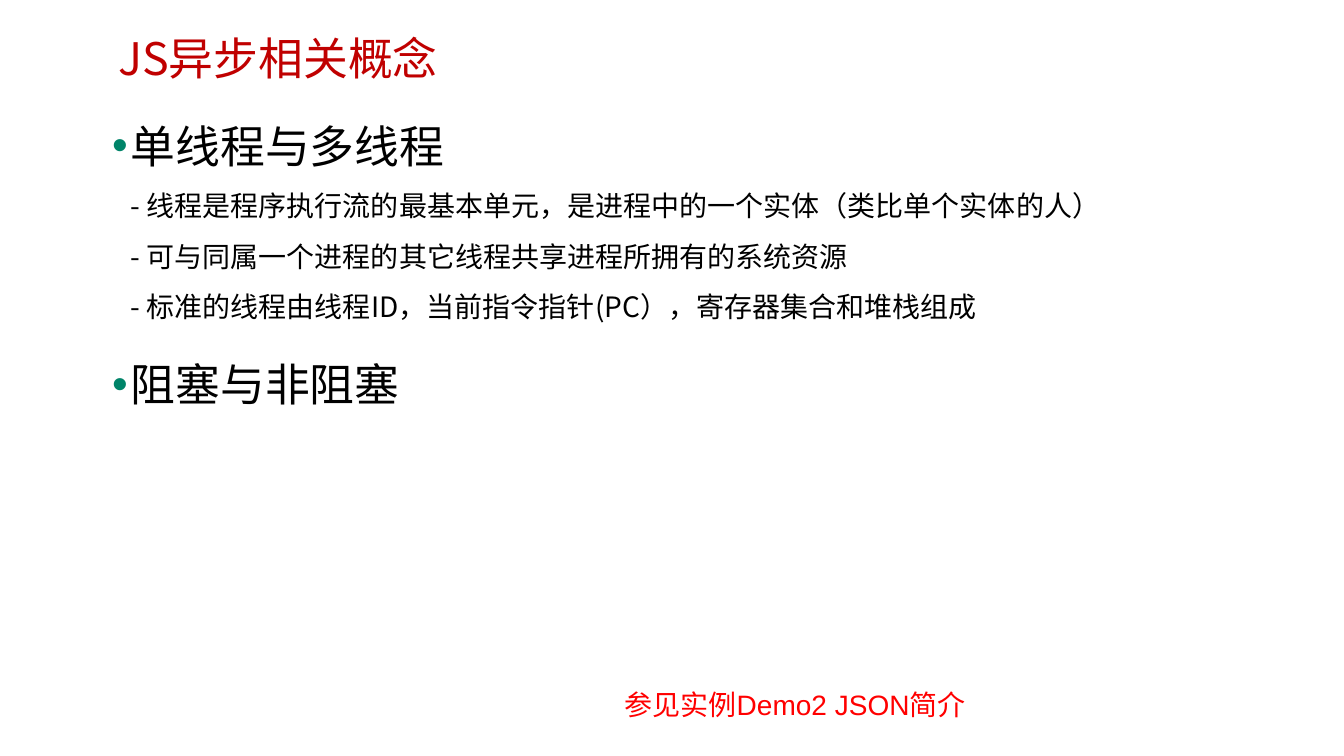
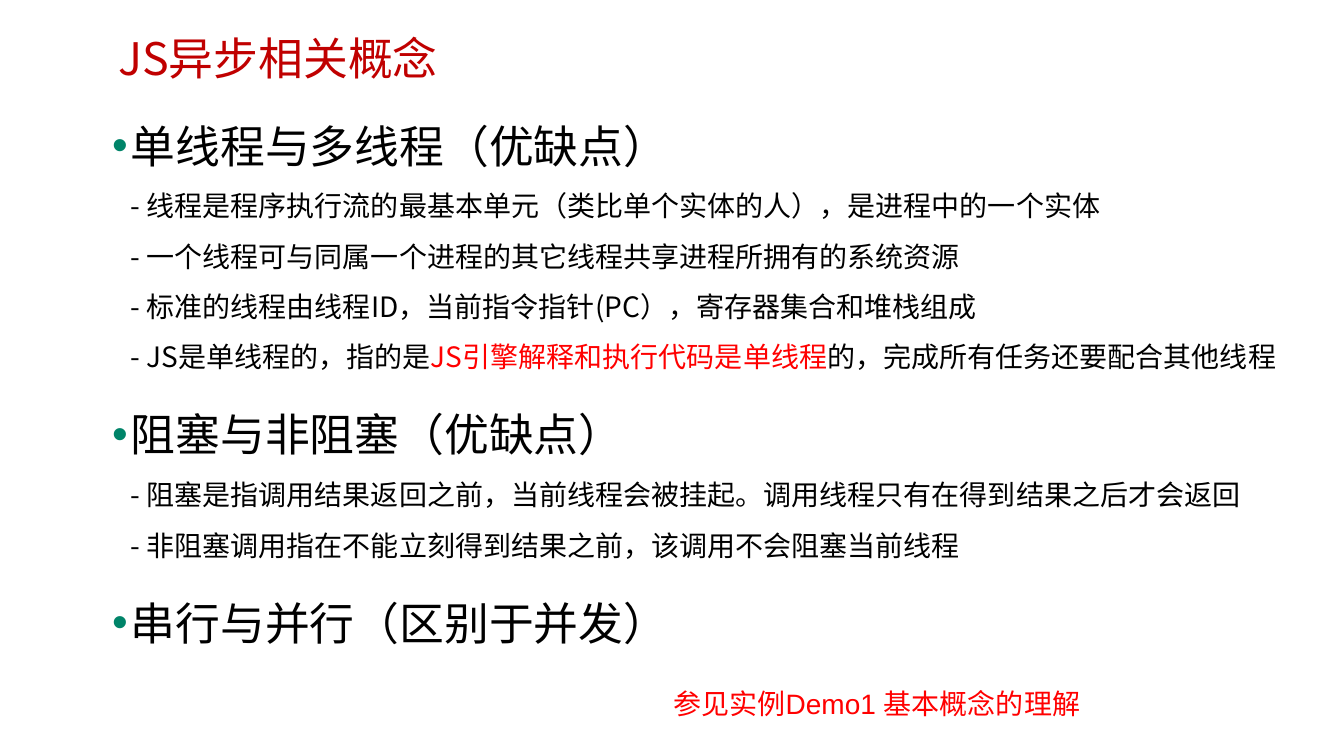
Before and after one commit to edu2act/course-javascript-advanced, a slide deck: slide 3 of 课程PPT/12.JavaScript异步与网络数据交互.pptx. Drawn at 1344x756 pixels with LibreOffice and Linux fonts; fonts in the diff are those of the drawing; background and template pictures are left out. Boxes give left, top, right and bottom in pixels: in the first picture for what was removed or moved away, otherwise in the second. Text is boxed around its words. In the diff, an @@ line names an element or a change of style, - is before the commit and + after.

```diff
--- a/课程PPT/12.JavaScript异步与网络数据交互.pptx
+++ b/课程PPT/12.JavaScript异步与网络数据交互.pptx
@@ text at (131,124,1276,644): text changed @@
-• 单线程与多线程
-  - 线程是程序执行流的最基本单元，是进程中的一个实体（类比单个实体的人）
-  - 可与同属一个进程的其它线程共享进程所拥有的系统资源
-  - 标准的线程由线程ID，当前指令指针(PC），寄存器集合和堆栈组成
-• 阻塞与非阻塞
+• 单线程与多线程（优缺点）
+  - 线程是程序执行流的最基本单元（类比单个实体的人），是进程中的一个实体
+  - 一个线程可与同属一个进程的其它线程共享进程所拥有的系统资源
+  - 标准的线程由线程ID，当前指令指针(PC），寄存器集合和堆栈组成
+  - JS是单线程的，指的是JS引擎解释和执行代码是单线程的，完成所有任务还要配合其他线程
+• 阻塞与非阻塞（优缺点）
+  - 阻塞是指调用结果返回之前，当前线程会被挂起。调用线程只有在得到结果之后才会返回
+  - 非阻塞调用指在不能立刻得到结果之前，该调用不会阻塞当前线程
+• 串行与并行（区别于并发）
@@ text at (673,690,1080,717): text changed @@
-参见实例Demo2 JSON简介
+参见实例Demo1 基本概念的理解
```
Also in this commit, not shown: 3 other slides changed, 5 slides added, 4 slides removed, 33 other files.
